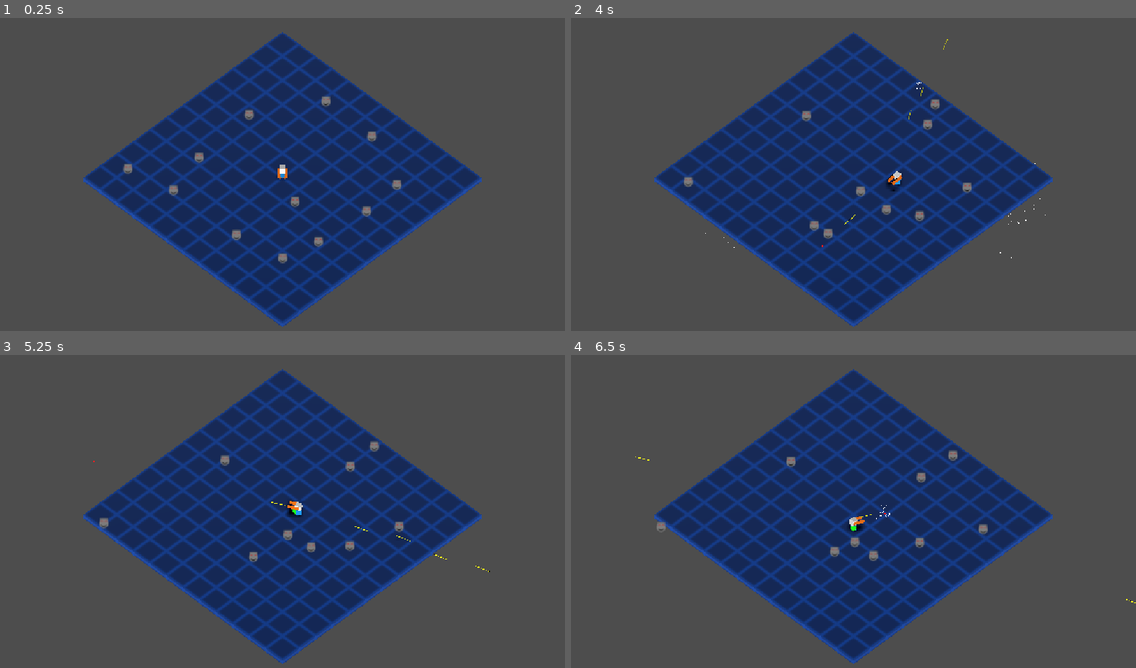
Above: before the commit, frames 1-4 (two rows, left to right).
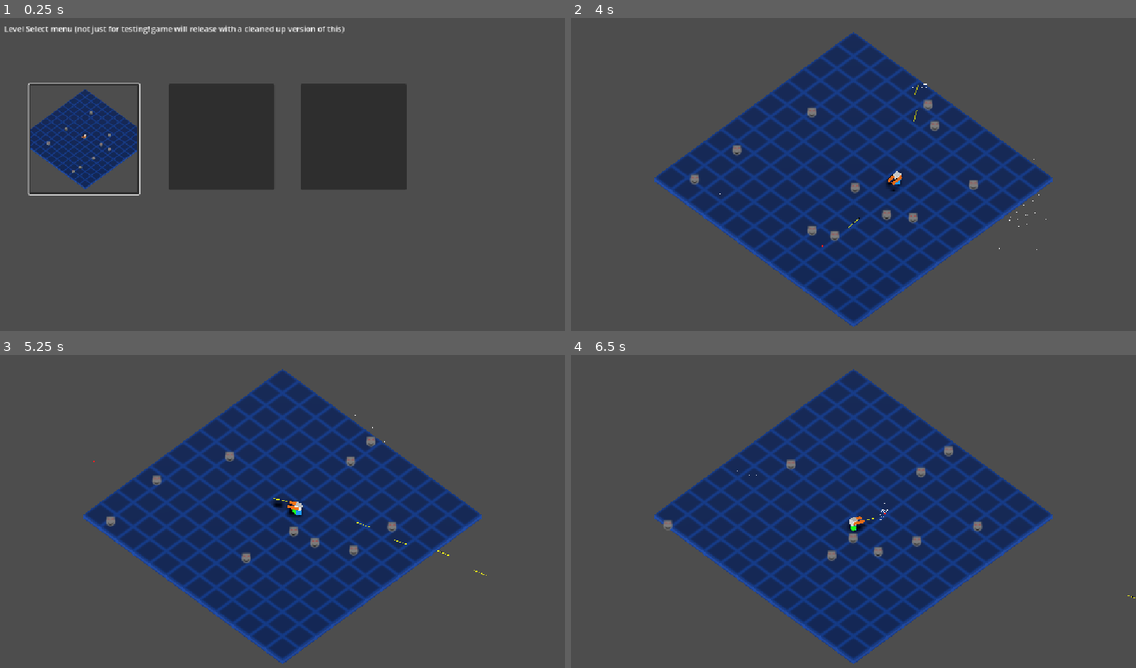
Above: after the commit, the same moments.

Repository: Gamkedo/terminus-2k28
Game: Godot game, scene res://level_menu.tscn
Two runs of this game, one before a commit and one after it. Both use one fixed random seed, a clock stepped at 60 frames per second and the inputs below. Before the commit the project starts from res://Scenes - Levels/TestArea.tscn.
Inputs (mouse positions are in pixels of both pictures, inside the frame that each line leads up to):
- Up to frame 1 (0.25 s): no input
- Up to frame 2 (4 s): click (655, 140) at 0.52 s; move the mouse to (977, 161) at 1.27 s; press the mouse at (977, 161) at 1.28 s; hold D (walk_right) 1.28-2.03 s; move the mouse to (740, 193) at 2.02 s; release the mouse at (740, 193) at 2.03 s; hold S (walk_down) 2.03-2.78 s; click (740, 193) at 2.1 s; move the mouse to (910, 105) at 2.77 s; press the mouse at (910, 105) at 2.78 s; hold D (walk_right) 2.78-3.53 s; move the mouse to (825, 240) at 3.52 s; release the mouse at (825, 240) at 3.53 s; hold W (walk_up) from 3.53 s (still down); click (825, 240) at 3.6 s
- Up to frame 3 (5.25 s): move the mouse to (452, 561) at 4.27 s; release W (walk_up) at 4.28 s; press the mouse at (452, 561) at 4.28 s; hold A (walk_left) from 4.28 s (still down); move the mouse to (113, 464) at 5.02 s; release the mouse at (113, 464) at 5.03 s; click (113, 464) at 5.1 s
- Up to frame 4 (6.5 s): move the mouse to (881, 514) at 5.77 s; release A (walk_left) at 5.78 s; press the mouse at (881, 514) at 5.78 s; hold S (walk_down) from 5.78 s (still down)

The runs differ from the first frame. In frame 1, 39% of the frame differs, in the area x 0-86%, y 2-99%; in frame 2, 0.9%; in frame 3, 0.8%; in frame 4, 0.7%.

Commit message:
Basic level select screen started

Diff:
--- a/Scenes - Objects/enemy_billboard_demo.tscn
+++ b/Scenes - Objects/enemy_billboard_demo.tscn
@@ -1,6 +1,6 @@
 [gd_scene format=3 uid="uid://mkhovd4r8qf5"]
 
-[ext_resource type="Script" uid="uid://bsu3opfror6hn" path="res://Scripts/enemy_billboard_demo.gd" id="1_pycf4"]
+[ext_resource type="Script" uid="uid://bsu3opfror6hn" path="res://Scripts/gameplay/enemy_billboard_demo.gd" id="1_pycf4"]
 [ext_resource type="Texture2D" uid="uid://dt4bk4pj6l4dw" path="res://Sprites/enemy-billboard-demo.png" id="2_5kkw8"]
 
 [sub_resource type="QuadMesh" id="QuadMesh_7tbbo"]
--- a/Scenes - Objects/laser_bolt.tscn
+++ b/Scenes - Objects/laser_bolt.tscn
@@ -1,6 +1,6 @@
 [gd_scene format=3 uid="uid://cblqj4rysl46l"]
 
-[ext_resource type="Script" uid="uid://cm2j6bvbieeve" path="res://Scripts/laser_bolt.gd" id="1_p5fsa"]
+[ext_resource type="Script" uid="uid://cm2j6bvbieeve" path="res://Scripts/gameplay/laser_bolt.gd" id="1_p5fsa"]
 
 [sub_resource type="BoxMesh" id="BoxMesh_7tbbo"]
 size = Vector3(1, 1, 3.717163)
--- a/Scenes - Objects/laser_hit.tscn
+++ b/Scenes - Objects/laser_hit.tscn
@@ -1,6 +1,6 @@
 [gd_scene format=3 uid="uid://dg14n5bxo33wb"]
 
-[ext_resource type="Script" uid="uid://dylns0kqgemus" path="res://Scripts/particle_remove.gd" id="1_otmap"]
+[ext_resource type="Script" uid="uid://dylns0kqgemus" path="res://Scripts/gameplay/particle_remove.gd" id="1_otmap"]
 
 [sub_resource type="ParticleProcessMaterial" id="ParticleProcessMaterial_usmkl"]
 lifetime_randomness = 0.3
--- a/Scenes - Objects/player.tscn
+++ b/Scenes - Objects/player.tscn
@@ -1,6 +1,6 @@
 [gd_scene format=3 uid="uid://eewdly8oh15j"]
 
-[ext_resource type="Script" uid="uid://26qf6gylnoet" path="res://Scripts/player.gd" id="1_4flbx"]
+[ext_resource type="Script" uid="uid://26qf6gylnoet" path="res://Scripts/gameplay/player.gd" id="1_4flbx"]
 
 [sub_resource type="BoxMesh" id="BoxMesh_7tbbo"]
 
--- /dev/null
+++ b/Scripts/menus/level_select.gd
@@ -0,0 +1,9 @@
+extends Node
+
+@onready var area_a: Button = $AreaA
+
+func _ready() -> void:
+	area_a.grab_focus()
+
+func _on_area_a_pressed() -> void:
+	get_tree().change_scene_to_file("res://Scenes - Levels/areaA.tscn")
--- /dev/null
+++ b/level_menu.tscn
@@ -0,0 +1,37 @@
+[gd_scene format=3 uid="uid://c7hc705w0hq2y"]
+
+[ext_resource type="Script" uid="uid://cqaictl8xy27t" path="res://Scripts/menus/level_select.gd" id="1_mcy63"]
+[ext_resource type="Texture2D" uid="uid://orfwumf3qiy1" path="res://Scenes - Levels/Level Select Preview Images/areaA-preview.jpg" id="1_pssaq"]
+
+[node name="LevelMenu" type="Node2D" unique_id=431338942]
+script = ExtResource("1_mcy63")
+
+[node name="Label" type="Label" parent="." unique_id=716597263]
+offset_left = 8.0
+offset_top = 10.0
+offset_right = 800.0
+offset_bottom = 48.0
+theme_override_font_sizes/font_size = 16
+text = "Level Select menu (not just for testing! game will release with a cleaned up version of this)"
+
+[node name="AreaA" type="Button" parent="." unique_id=181493714]
+offset_left = 59.0
+offset_top = 135.0
+offset_right = 284.0
+offset_bottom = 360.0
+icon = ExtResource("1_pssaq")
+expand_icon = true
+
+[node name="AreaB" type="Button" parent="." unique_id=882515598]
+offset_left = 344.0
+offset_top = 135.0
+offset_right = 560.0
+offset_bottom = 351.0
+
+[node name="AreaC" type="Button" parent="." unique_id=1680213156]
+offset_left = 613.0
+offset_top = 135.0
+offset_right = 829.0
+offset_bottom = 351.0
+
+[connection signal="pressed" from="AreaA" to="." method="_on_area_a_pressed"]
--- a/project.godot
+++ b/project.godot
@@ -11,7 +11,7 @@
 [application]
 
 config/name="terminus-2k28"
-run/main_scene="uid://dnf1ej2wna6et"
+run/main_scene="uid://c7hc705w0hq2y"
 config/features=PackedStringArray("4.7", "GL Compatibility")
 config/icon="res://icon.svg"
 
Binary file added: Scenes - Levels/Level Select Preview Images/areaA-preview.jpg
Not shown, added: Scenes - Levels/Level Select Preview Images/areaA-preview.jpg.import
Renamed: Scenes - Levels/TestArea.tscn -> Scenes - Levels/areaA.tscn
Renamed: Scripts/enemy_billboard_demo.gd -> Scripts/gameplay/enemy_billboard_demo.gd
Renamed: Scripts/enemy_billboard_demo.gd.uid -> Scripts/gameplay/enemy_billboard_demo.gd.uid
Renamed: Scripts/laser_bolt.gd -> Scripts/gameplay/laser_bolt.gd
Renamed: Scripts/laser_bolt.gd.uid -> Scripts/gameplay/laser_bolt.gd.uid
Renamed: Scripts/particle_remove.gd -> Scripts/gameplay/particle_remove.gd
Renamed: Scripts/particle_remove.gd.uid -> Scripts/gameplay/particle_remove.gd.uid
Renamed: Scripts/player.gd -> Scripts/gameplay/player.gd
Renamed: Scripts/player.gd.uid -> Scripts/gameplay/player.gd.uid
Not shown, added: Scripts/menus/level_select.gd.uid
